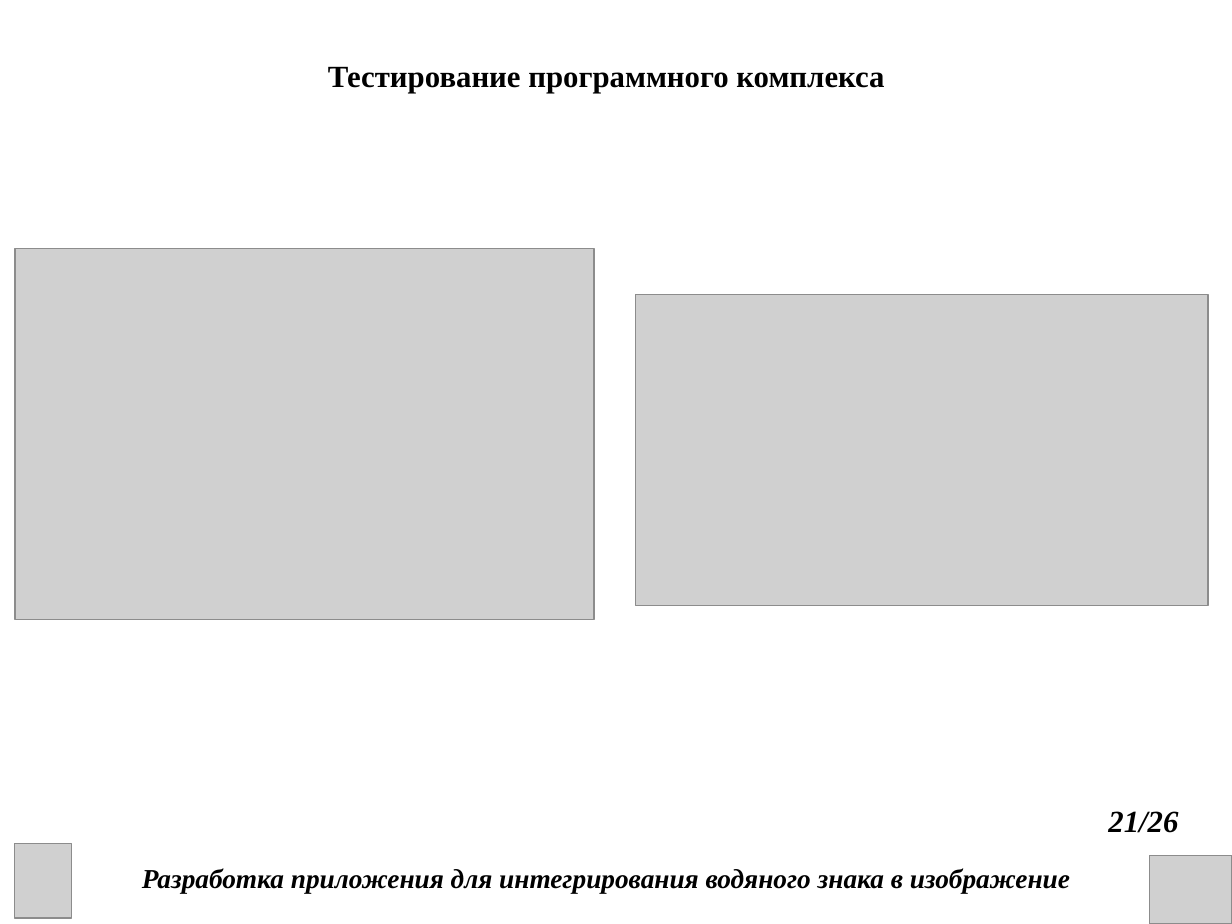
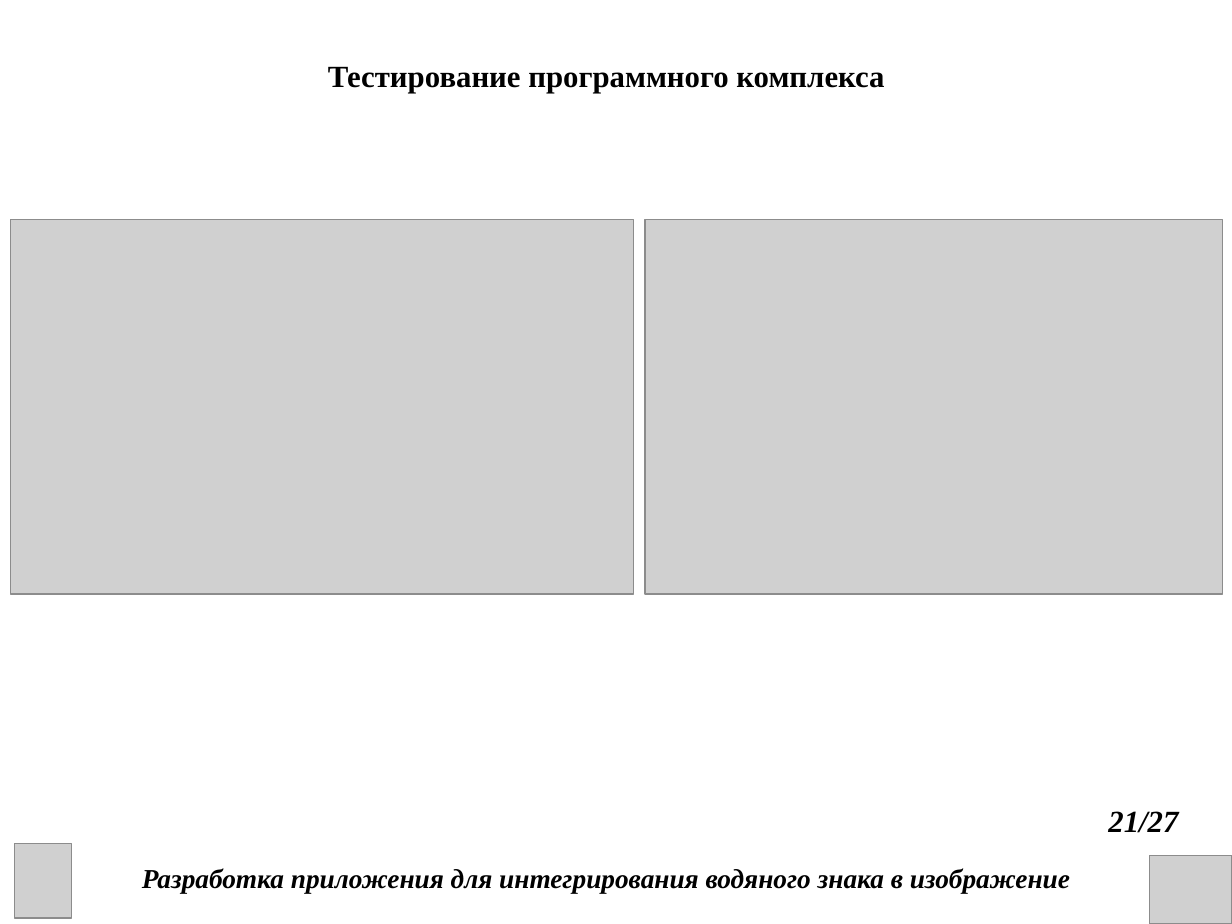
Before and after one commit to DanChoys1/DanChoys, a slide deck: slide 21 of КП презентация.ppt. Drawn at 1232x924 pixels with LibreOffice and Linux fonts; fonts in the diff are those of the drawing; grey boxes stand for pictures. Boxes give left, top, right and bottom in pixels: in the first picture for what was removed or moved away, otherwise in the second. Text is boxed around its words. In the diff, an @@ line names an element or a change of style, - is before the commit and + after.

```diff
--- a/КП презентация.ppt
+++ b/КП презентация.ppt
@@ picture: place and size @@
-picture at bbox=[15, 249, 594, 620]
+picture at bbox=[11, 219, 633, 594]
@@ picture: place and size @@
-picture at bbox=[636, 294, 1209, 605]
+picture at bbox=[646, 219, 1223, 594]
@@ text at bbox=[1108, 811, 1178, 833]: text changed @@
-21/26
+21/27
```
Also in this commit, not shown: 24 other slides changed, 1 slide added, 6 other files.
